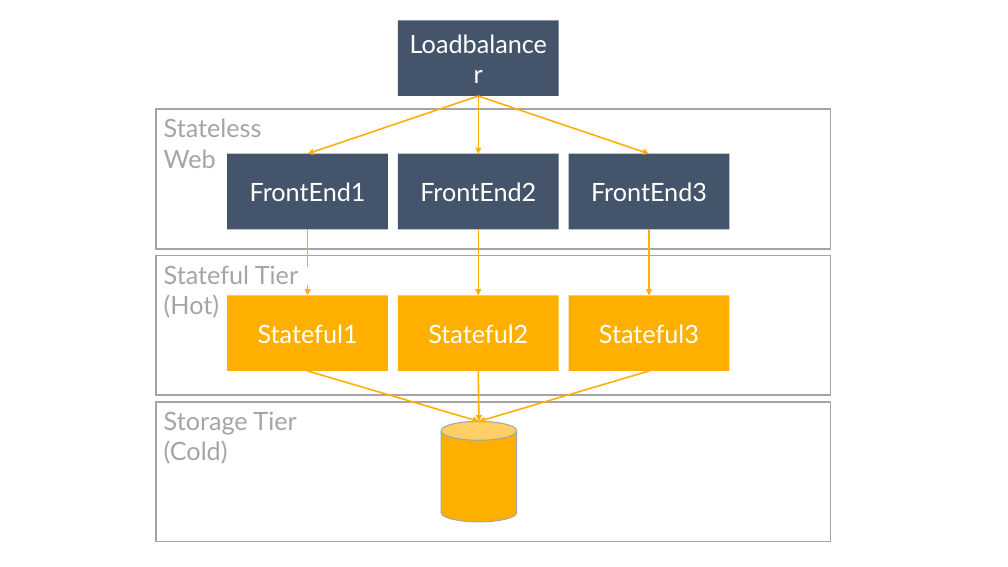
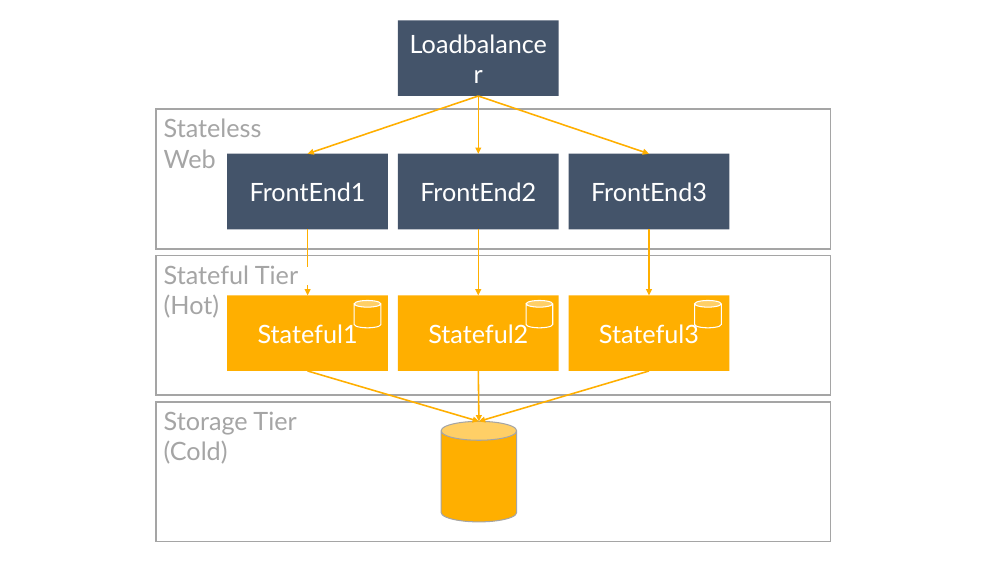
Before and after one commit to danielmarbach/Microservices.ServiceFabric, a slide deck: slide 16 of presentation.pptx (slide 15 before the commit). Drawn at 1008x567 pixels with LibreOffice and Linux fonts; fonts in the diff are those of the drawing. Boxes give left, top, right and bottom in pixels: in the first picture for what was removed or moved away, otherwise in the second. Text is boxed around its words. In the diff, an @@ line names an element or a change of style, - is before the commit and + after.

Commit message:
Slides updates

```diff
--- a/presentation.pptx
+++ b/presentation.pptx
@@ cylinder added at (355, 300, 381, 327), fill #FFAF00, outline #FFFFFF 1 pt @@
@@ cylinder added at (526, 300, 553, 327), fill #FFAF00, outline #FFFFFF 1 pt @@
@@ cylinder added at (695, 300, 721, 327), fill #FFAF00, outline #FFFFFF 1 pt @@
```
Also in this commit, not shown: 2 other slides changed, 1 slide added, 1 other file.
